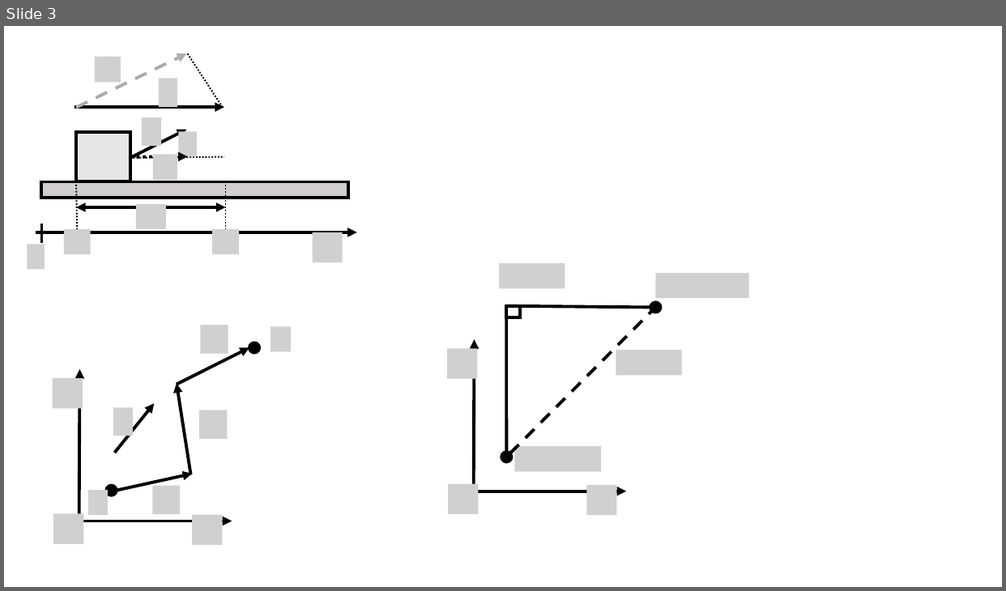
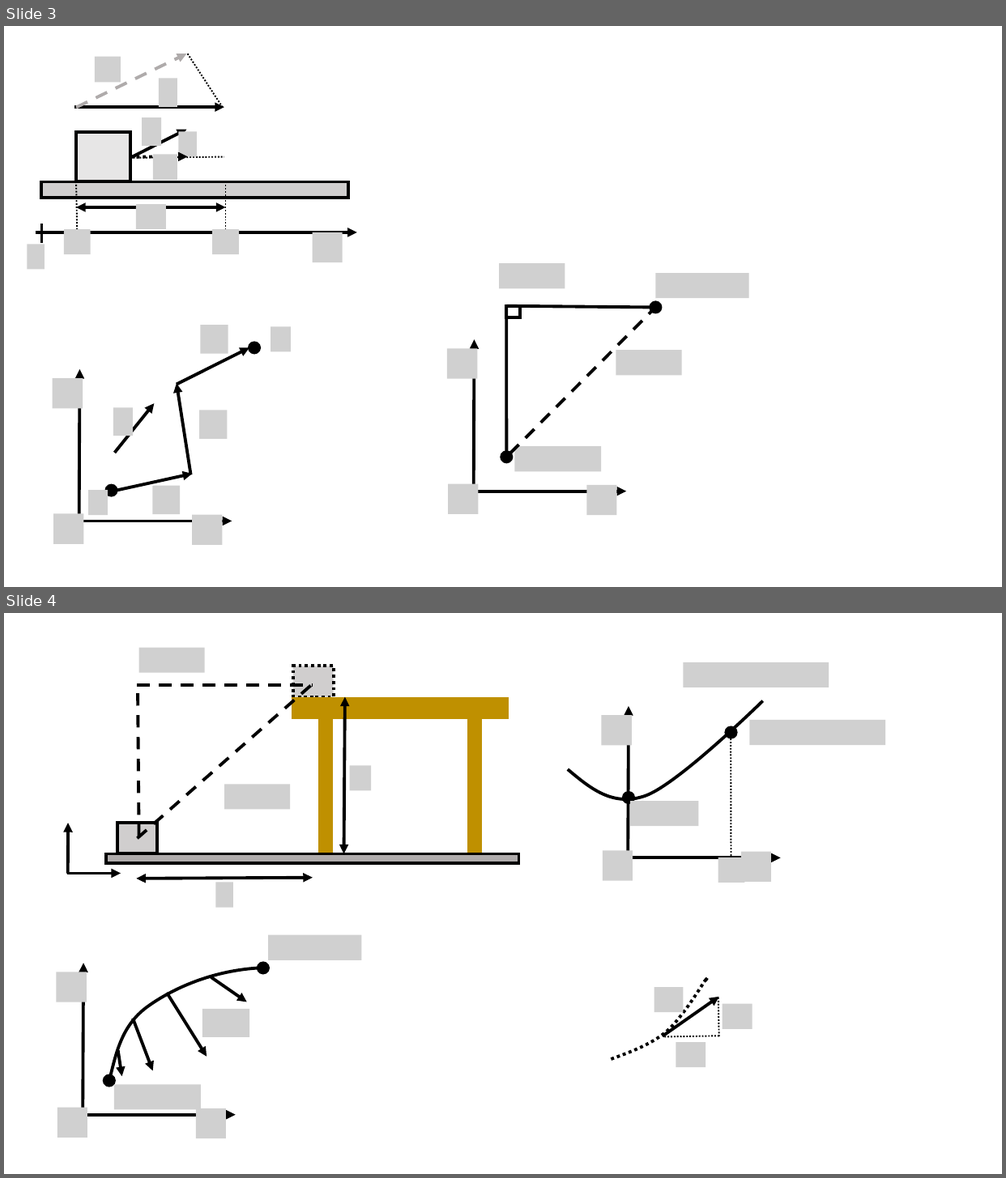
Before and after one commit to OSTP/PhysicsArtofModelling, a slide deck: tex/figures/WorkEnergy/Figures.pptx. Shown one above the other, each under a label of ours: slide 3 before the commit, slides 3 and 4 after it. The pictures are 1006x591 and 1006x1178 pixels, drawn with LibreOffice and Linux fonts; fonts in the diff are those of the drawing; grey boxes stand for pictures; background and template pictures are left out. Boxes give left, top, right and bottom in pixels: in the first picture for what was removed or moved away, otherwise in the second. Text is boxed around its words. In the diff, an @@ line names an element or a change of style, - is before the commit and + after.

```diff
--- a/tex/figures/WorkEnergy/Figures.pptx
+++ b/tex/figures/WorkEnergy/Figures.pptx
@@ slide 4 added at [4, 613, 1002, 1174], background #FFFFFF @@
@@ group added at [68, 648, 519, 908]: 6 rectangles, 4 pictures, 3 lines, 2 double arrows, 2 arrows @@
@@ group added at [568, 662, 885, 884]: 7 pictures, 2 arrows, 2 ellipses, 1 freeform shape, 1 line @@
@@ group added at [57, 935, 362, 1139]: 6 arrows, 6 pictures, 2 ellipses, 1 freeform shape @@
@@ group added at [597, 977, 752, 1068]: 3 pictures, 2 lines, 1 freeform shape, 1 arrow @@
```
Also in this commit, not shown: 1 other slide added, 7 other files.
